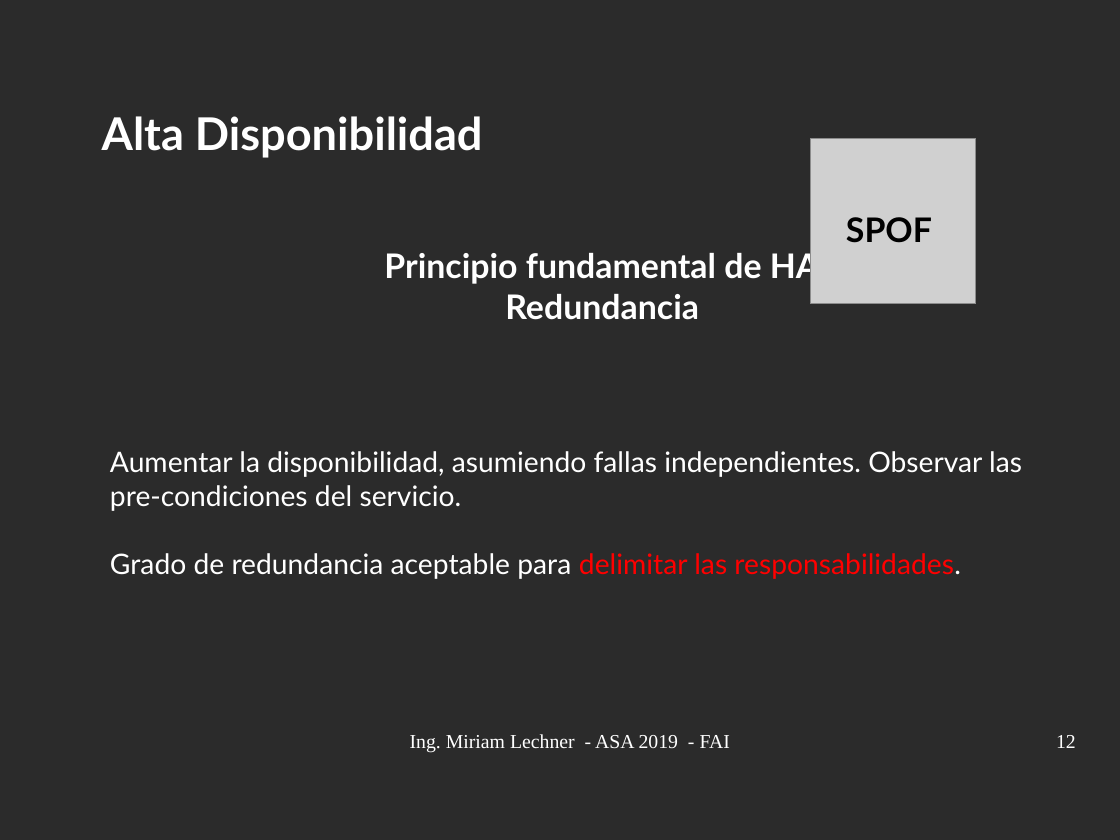
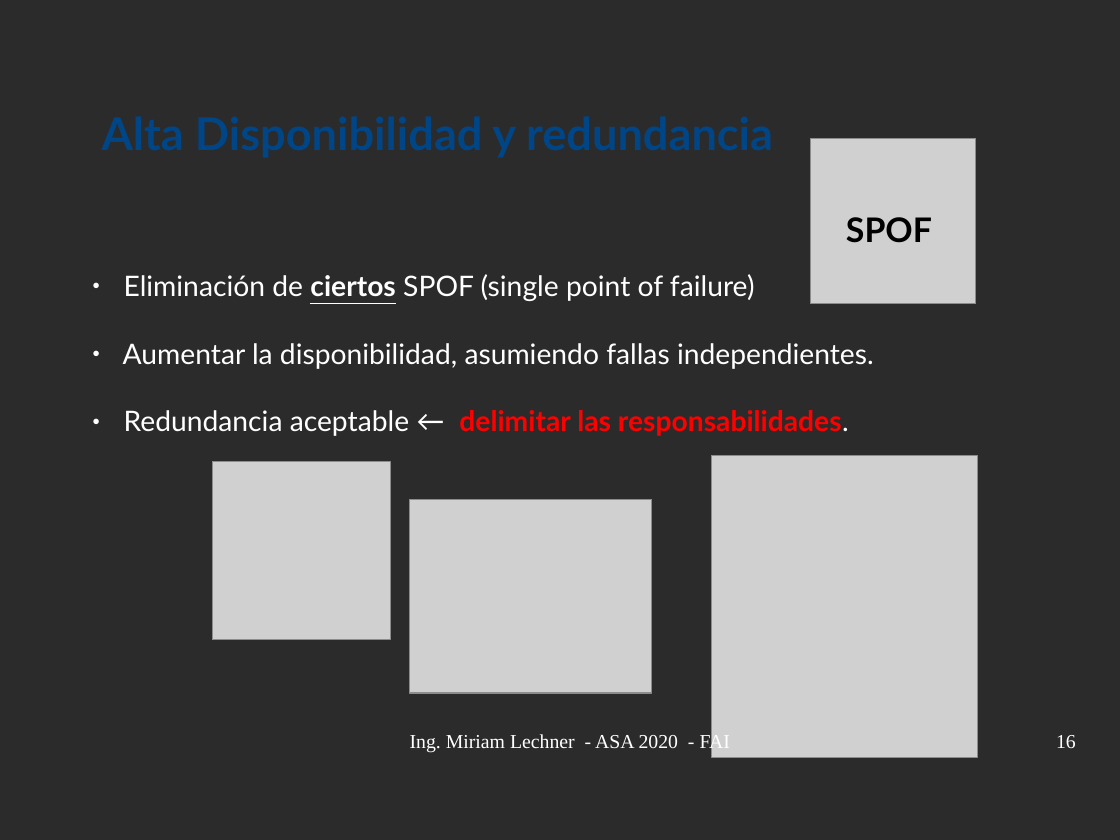
Before and after one commit to niniadcobre/asa, a slide deck: slide 16 of clases/ASA-ha.odp (slide 12 before the commit). Drawn at 1120x840 pixels with LibreOffice and Linux fonts; fonts in the diff are those of the drawing; grey boxes stand for pictures; background and template pictures are left out; a plain dark background stands for a picture behind light text. Boxes give left, top, right and bottom in pixels: in the first picture for what was removed or moved away, otherwise in the second. Text is boxed around its words. In the diff, an @@ line names an element or a change of style, - is before the commit and + after.

```diff
--- a/clases/ASA-ha.odp
+++ b/clases/ASA-ha.odp
@@ text at (102,116,483,158): text changed; text colour #FFFFFF to #004586 @@
-Alta Disponibilidad
+Alta Disponibilidad y redundancia
@@ text removed at (384,249,828,320) @@
-Principio fundamental de HA:
-Redundancia
@@ text at (123,274,874,436): text changed @@
-Aumentar la disponibilidad, asumiendo fallas independientes. Observar las
-pre-condiciones del servicio.
-Grado de redundancia aceptable para delimitar las responsabilidades.
+● Eliminación de ciertos SPOF (single point of failure)
+● Aumentar la disponibilidad, asumiendo fallas independientes.
+● Redundancia aceptable ← delimitar las responsabilidades.
@@ picture added at (212,462,390,640) @@
@@ picture added at (711,455,978,757) @@
@@ picture added at (410,499,652,693) @@
@@ text at (410,733,730,753): text changed @@
-Ing. Miriam Lechner - ASA 2019 - FAI
+Ing. Miriam Lechner - ASA 2020 - FAI
@@ page number at (1056,735,1076,748): text changed @@
-12
+16
```
Also in this commit, not shown: 12 other slides changed, 5 slides added.
